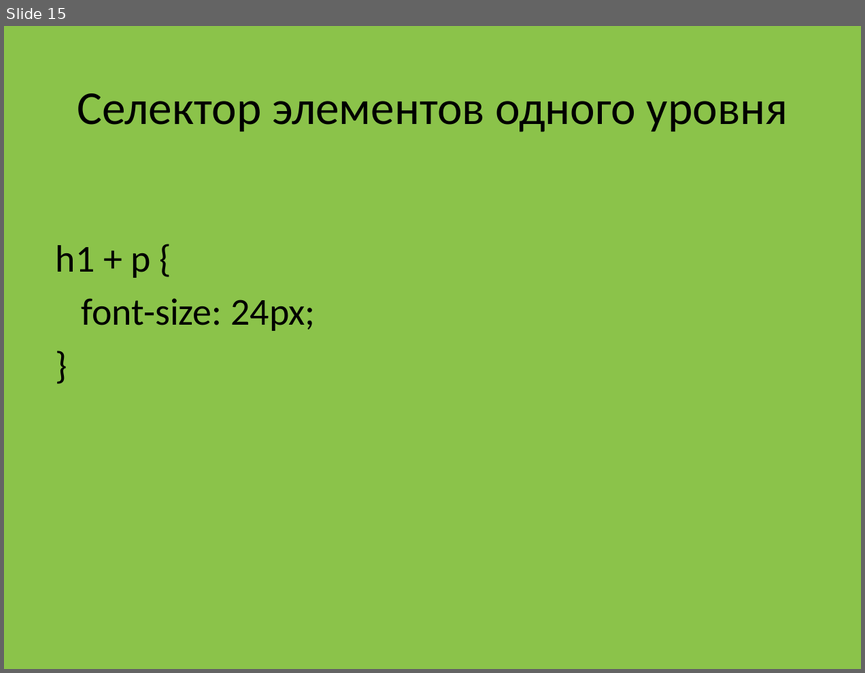
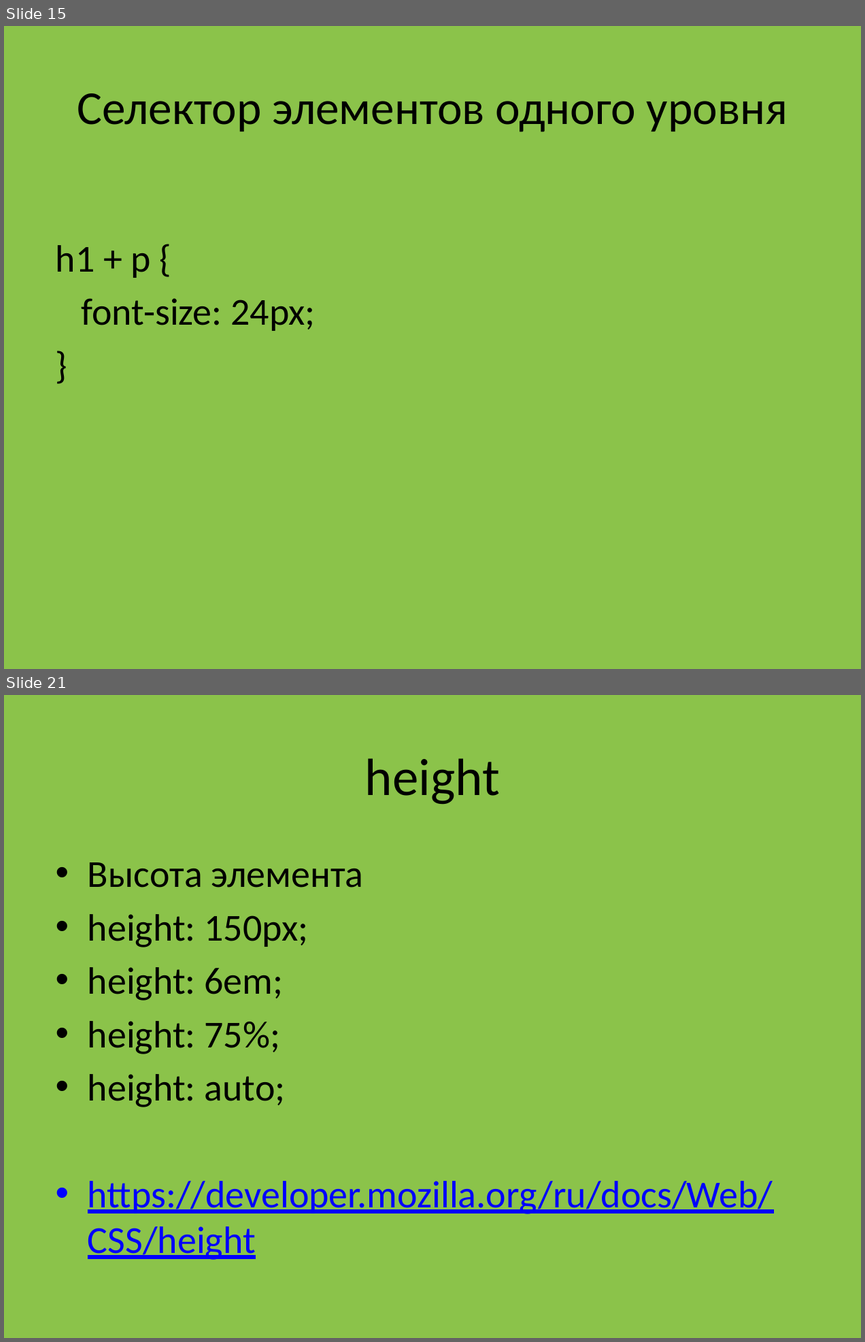
Before and after one commit to fedyashev/course-frontend-group-2, a slide deck: 00-presentation/Frontend 102.pptx. Shown one above the other, each under a label of ours: slide 15 before the commit, slides 15 and 21 after it; the slides between them are not shown. The pictures are 865x673 and 865x1342 pixels, drawn with LibreOffice and Linux fonts; fonts in the diff are those of the drawing. Boxes give left, top, right and bottom in pixels: in the first picture for what was removed or moved away, otherwise in the second. Text is boxed around its words. In the diff, an @@ line names an element or a change of style, - is before the commit and + after.

```diff
--- a/00-presentation/Frontend 102.pptx
+++ b/00-presentation/Frontend 102.pptx
@@ slide 21 added at (4, 695, 861, 1338), background #8BC34A @@
@@ title added at (365, 758, 500, 804), 44 pt, text #000000 @@
+height
@@ text added at (88, 862, 773, 1259), 32 pt, text #000000 @@
+• Высота элемента
+• height: 150px;
+• height: 6em;
+• height: 75%;
+• height: auto;
+• https://developer.mozilla.org/ru/docs/Web/CSS/height
```
Also in this commit, not shown: 7 other slides added.
